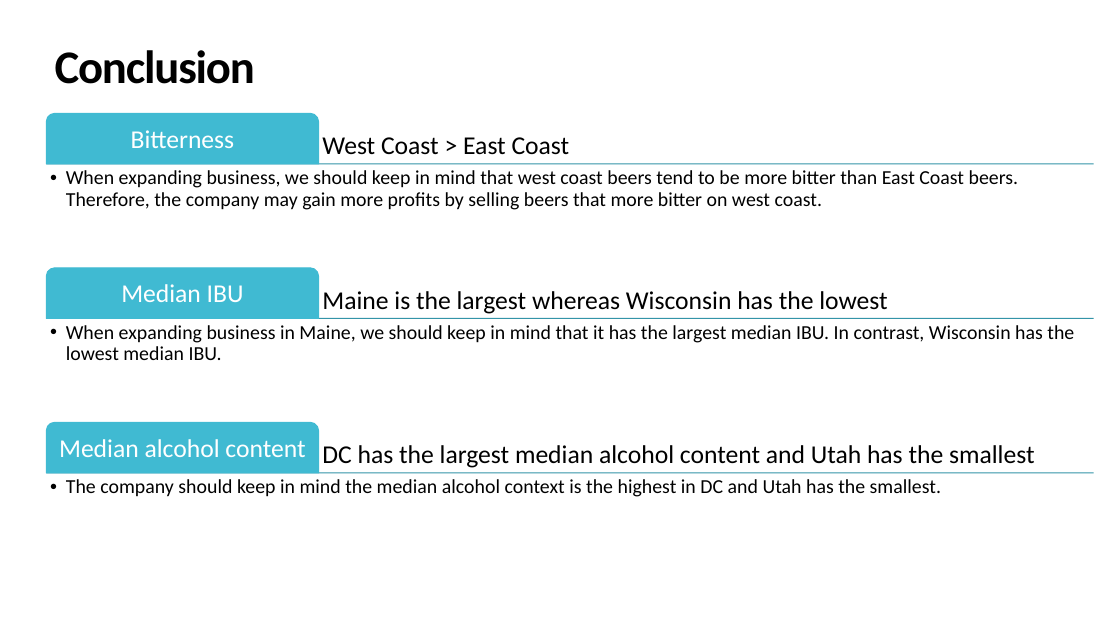
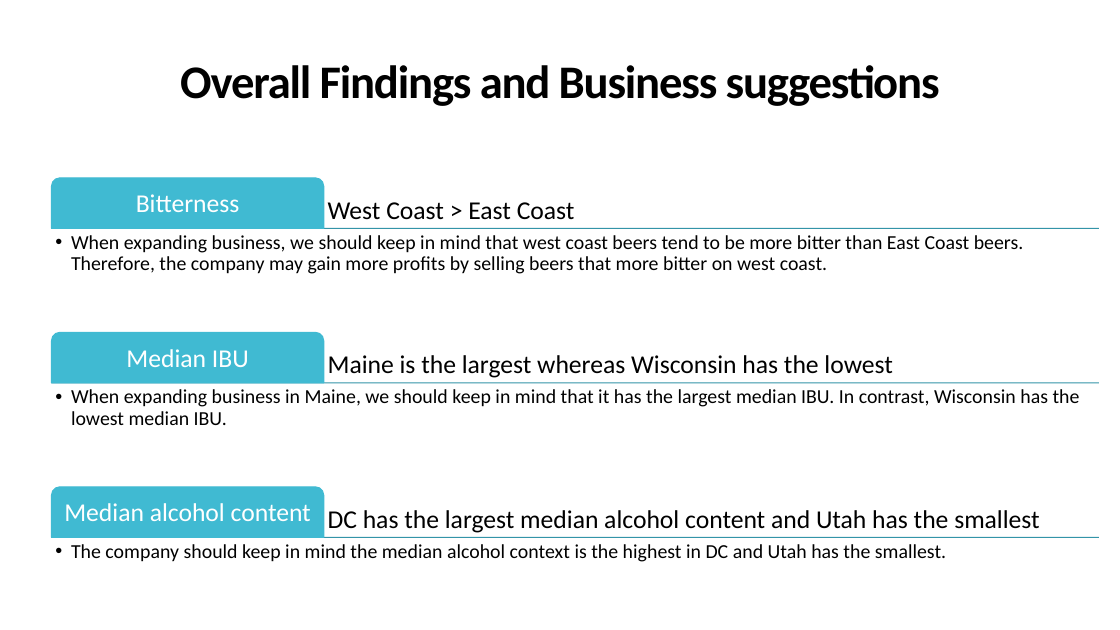
Before and after one commit to sfogelm/SMUDataScienceCapstone1, a slide deck: slide 13 of CaseStudy.pptx (slide 7 before the commit). Drawn at 1120x630 pixels with LibreOffice and Linux fonts; fonts in the diff are those of the drawing. Boxes give left, top, right and bottom in pixels: in the first picture for what was removed or moved away, otherwise in the second. Text is boxed around its words. In the diff, an @@ line names an element or a change of style, - is before the commit and + after.

```diff
--- a/CaseStudy.pptx
+++ b/CaseStudy.pptx
@@ text at box(180, 65, 940, 106): text changed @@
-Conclusion
+Overall Findings and Business suggestions
@@ 9 texts, 3 round same rects, 3 lines: place and size @@
-9 texts, 3 round same rects, 3 lines at box(46, 113, 1094, 497)
+9 texts, 3 round same rects, 3 lines at box(51, 178, 1099, 562)
```
Also in this commit, not shown: 1 other slide changed, 8 slides added, 2 slides removed.
